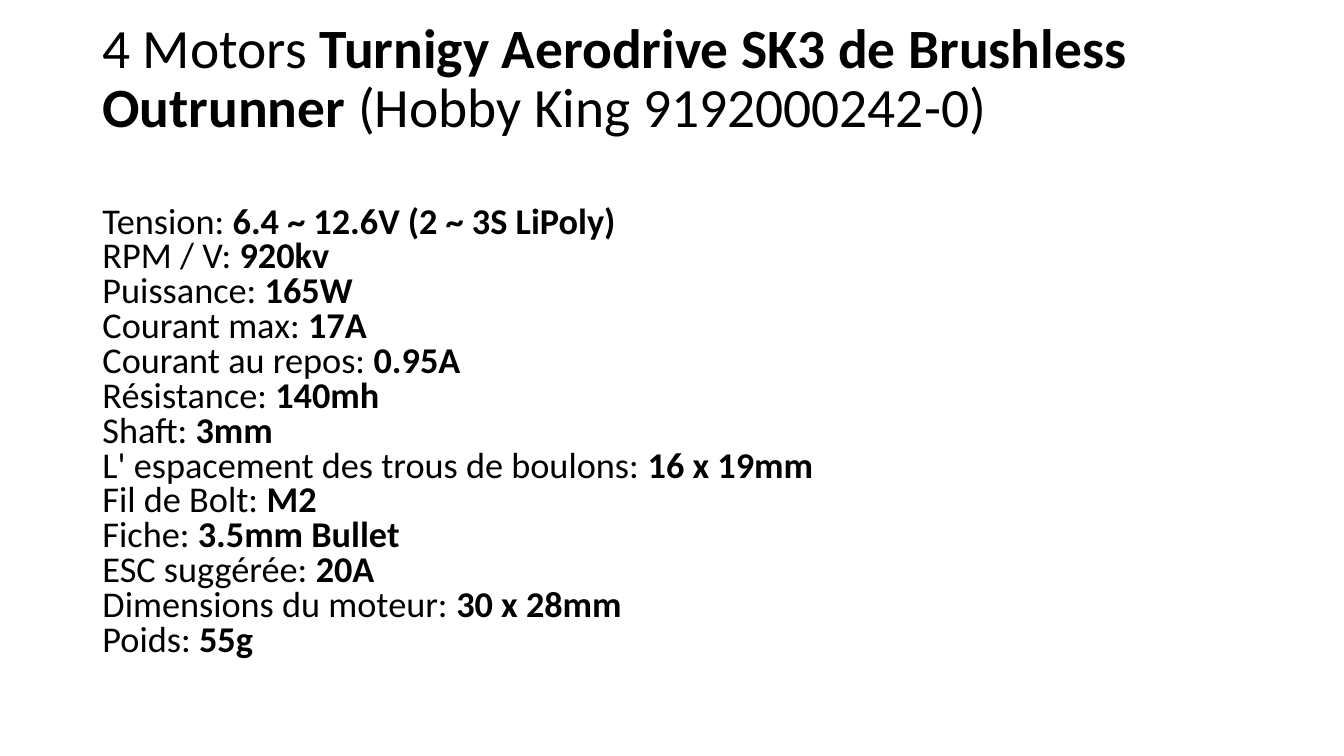
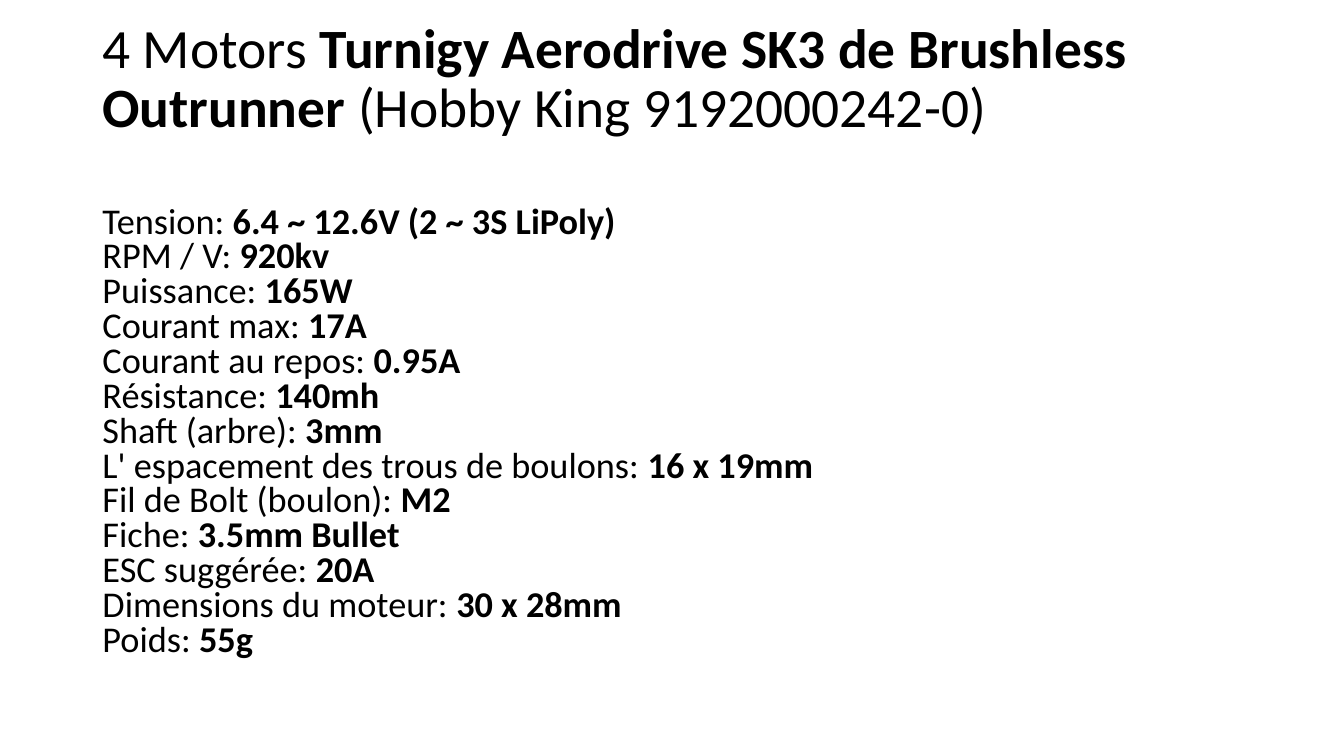
Before and after one commit to RobotEdh/RobotMicroControl, a slide deck: slide 12 of libraries/Diagramm Drone.pptx. Drawn at 1344x756 pixels with LibreOffice and Linux fonts; fonts in the diff are those of the drawing. Boxes give left, top, right and bottom in pixels: in the first picture for what was removed or moved away, otherwise in the second. Text is boxed around its words. In the diff, an @@ line names an element or a change of style, - is before the commit and + after.

Commit message:
improve motor control and calib

```diff
--- a/libraries/Diagramm Drone.pptx
+++ b/libraries/Diagramm Drone.pptx
@@ text at box(102, 207, 813, 658): text changed @@
-Tension: 6.4 ~ 12.6V (2 ~ 3S LiPoly)
-RPM / V: 920kv
-Puissance: 165W
-Courant max: 17A
-Courant au repos: 0.95A
-Résistance: 140mh
-Shaft: 3mm
-L' espacement des trous de boulons: 16 x 19mm
-Fil de Bolt: M2
-Fiche: 3.5mm Bullet
-ESC suggérée: 20A
-Dimensions du moteur: 30 x 28mm
-Poids: 55g
+Tension: 6.4 ~ 12.6V (2 ~ 3S LiPoly)
+RPM / V: 920kv
+Puissance: 165W
+Courant max: 17A
+Courant au repos: 0.95A
+Résistance: 140mh
+Shaft (arbre): 3mm
+L' espacement des trous de boulons: 16 x 19mm
+Fil de Bolt (boulon): M2
+Fiche: 3.5mm Bullet
+ESC suggérée: 20A
+Dimensions du moteur: 30 x 28mm
+Poids: 55g
```
Also in this commit, not shown: 6 other files.
